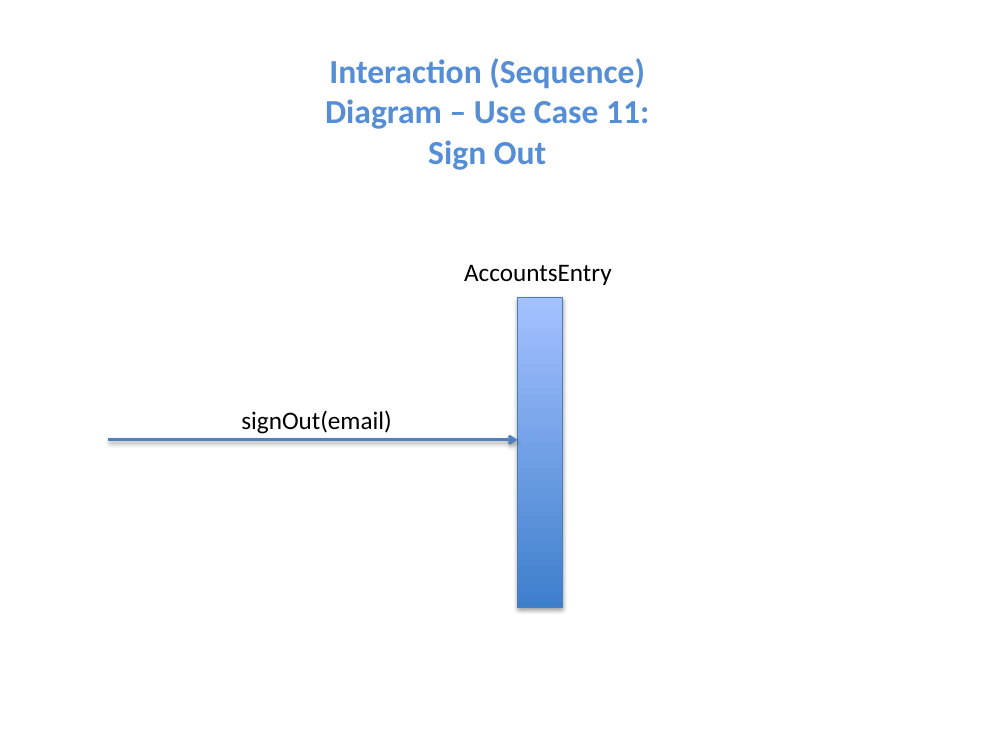
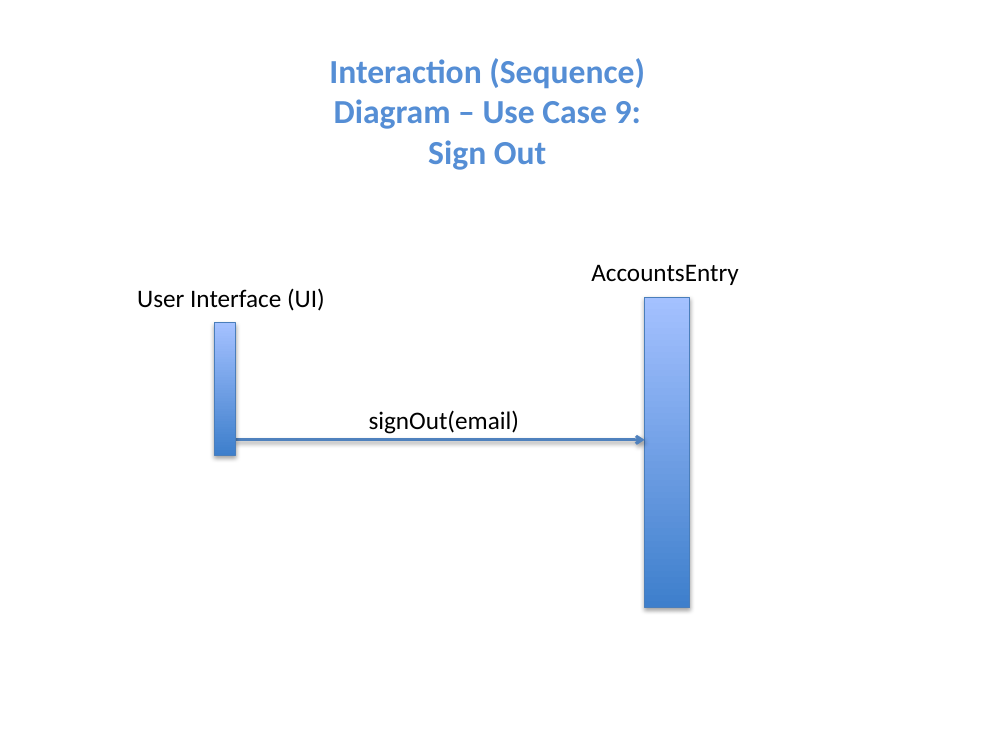
Before and after one commit to niemilkm/csc440-KevinNiemiller, a slide deck: slide 32 of deliverables/iteration3/other/DomainModel_SSD_ClassDiagrams.pptx (slide 25 before the commit). Drawn at 1008x756 pixels with LibreOffice and Linux fonts; fonts in the diff are those of the drawing. Boxes give left, top, right and bottom in pixels: in the first picture for what was removed or moved away, otherwise in the second. Text is boxed around its words. In the diff, an @@ line names an element or a change of style, - is before the commit and + after.

```diff
--- a/deliverables/iteration3/other/DomainModel_SSD_ClassDiagrams.pptx
+++ b/deliverables/iteration3/other/DomainModel_SSD_ClassDiagrams.pptx
@@ text at box(329, 58, 645, 170): text changed @@
-Interaction (Sequence) Diagram – Use Case 11: Sign Out
+Interaction (Sequence) Diagram – Use Case 9: Sign Out
@@ text "AccountsEntry": place and size @@
-text "AccountsEntry" at box(464, 264, 611, 285)
+text "AccountsEntry" at box(591, 264, 738, 285)
@@ text added at box(137, 288, 325, 311), 18 pt, text #000000 @@
+User Interface (UI)
@@ rectangle: place and size @@
-rectangle at box(517, 297, 562, 608)
+rectangle at box(645, 297, 690, 608)
@@ rectangle added at box(215, 323, 236, 455), fill gradient #3F80CE to #A4C4FF, outline #4B7EBC 0.75 pt @@
@@ text "signOut(email)": place and size @@
-text "signOut(email)" at box(241, 410, 391, 434)
+text "signOut(email)" at box(369, 410, 519, 434)
@@ arrow moved from (108, 439) - (517, 439) to (236, 439) - (645, 439) @@
```
Also in this commit, not shown: 10 other slides changed, 11 slides added, 11 other files.
